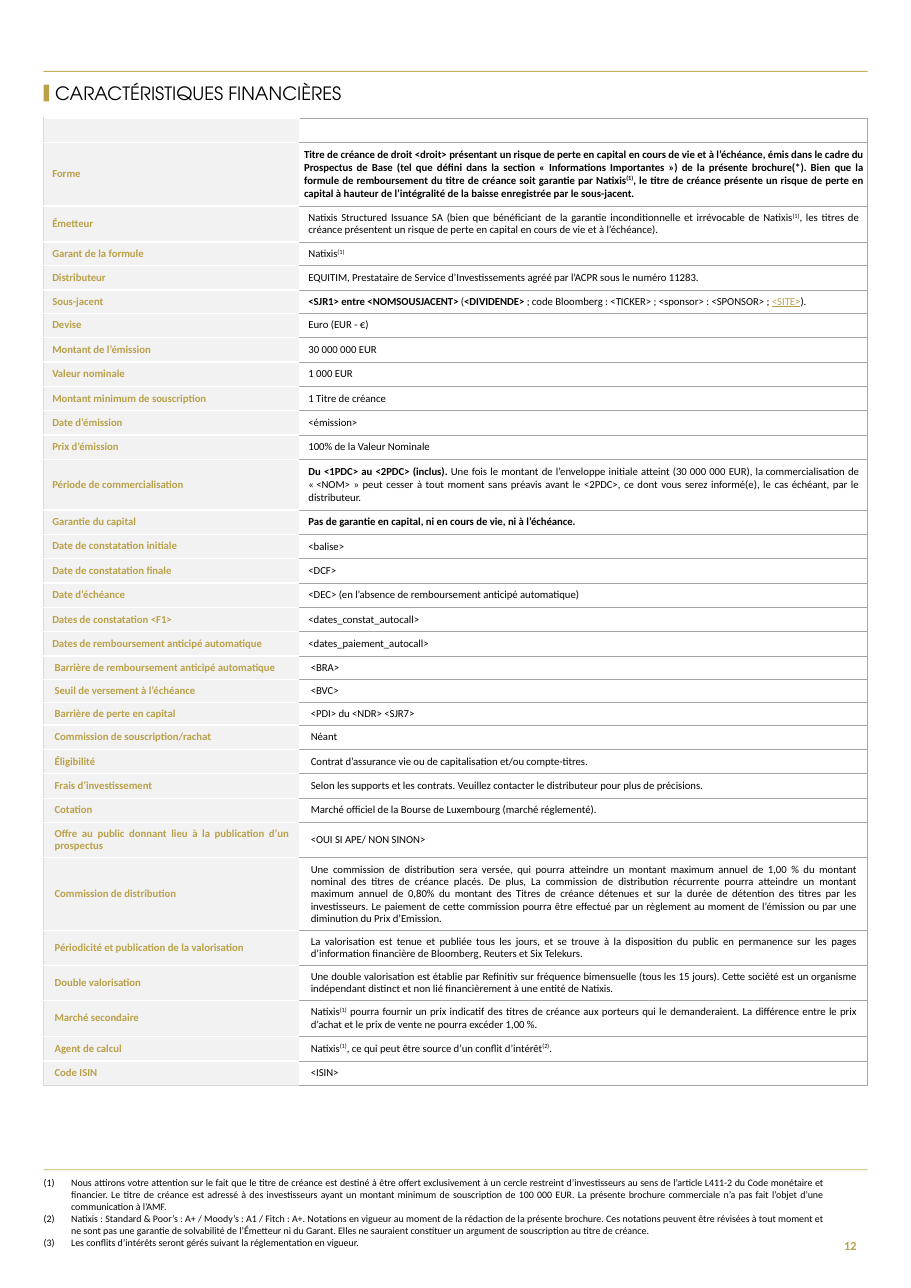
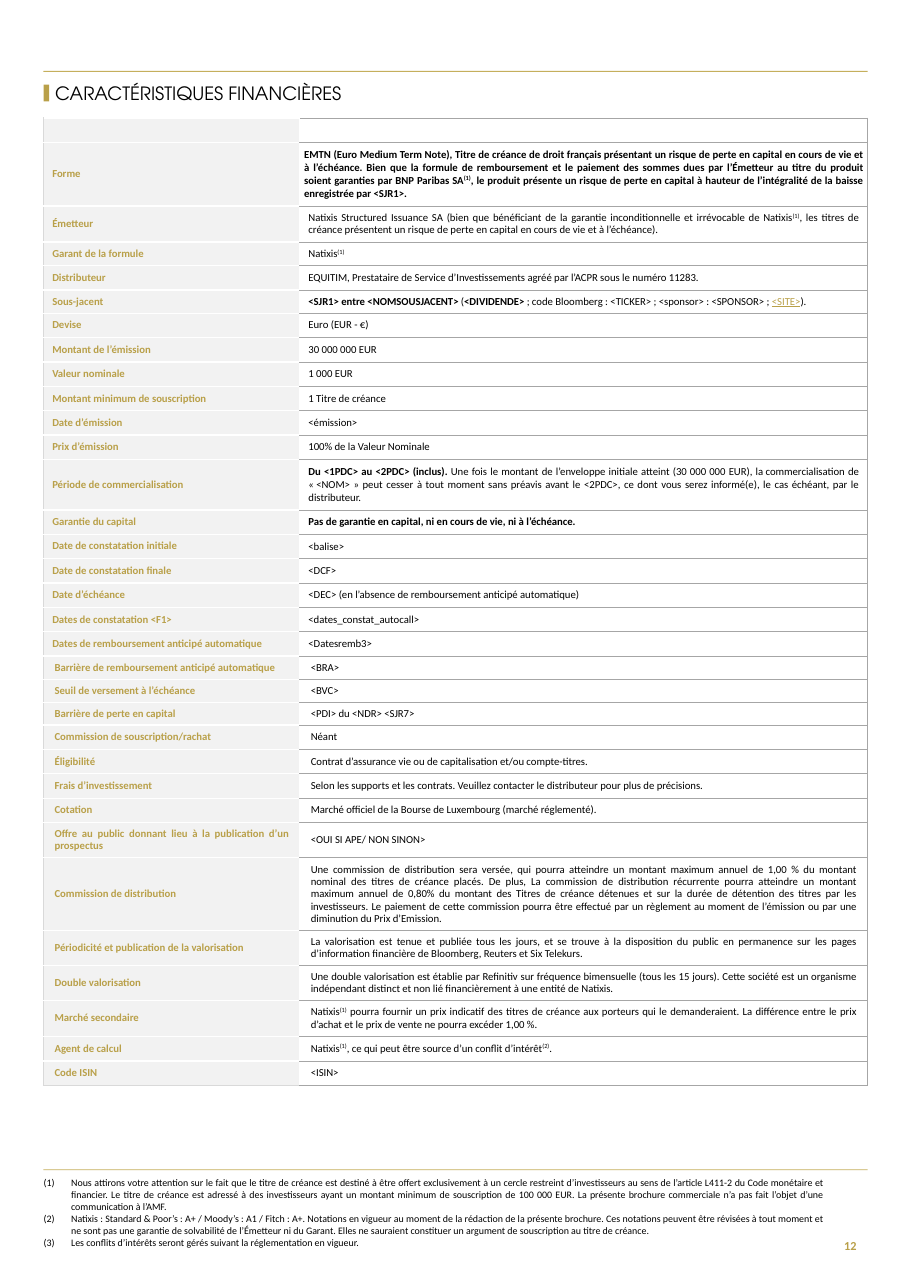
Before and after one commit to guillaumejacquin/Moulinette_Brochure_Equitim, a slide deck: slide 12 of Templates/Natixis.pptx. Drawn at 911x1288 pixels with LibreOffice and Linux fonts; fonts in the diff are those of the drawing; background and template pictures are left out. Boxes give left, top, right and bottom in pixels: in the first picture for what was removed or moved away, otherwise in the second. Text is boxed around its words. In the diff, an @@ line names an element or a change of style, - is before the commit and + after.

```diff
--- a/Templates/Natixis.pptx
+++ b/Templates/Natixis.pptx
@@ table at (44, 118, 868, 1080) @@
-row 2, column 2: Titre de créance de droit <droit> présentant un risque de perte en capital en cours de vie et à l’échéance, émis dans le cadre du Prospectus de Base (tel que défini dans la section « Informations Importantes ») de la présente brochure(*). Bien que la formule de remboursement du titre de créance soit garantie par Natixis(1), le titre de créance présente un risque de perte en capital à hauteur de l’intégralité de la baisse enregistrée par le sous-jacent.
+row 2, column 2: EMTN (Euro Medium Term Note), Titre de créance de droit français présentant un risque de perte en capital en cours de vie et à l’échéance. Bien que la formule de remboursement et le paiement des sommes dues par l’Émetteur au titre du produit soient garanties par BNP Paribas SA(1), le produit présente un risque de perte en capital à hauteur de l’intégralité de la baisse enregistrée par <SJR1>.
-row 19, column 2: <dates_paiement_autocall>
+row 19, column 2: <Datesremb3>
```
Also in this commit, not shown: 1 other slide changed, 57 other files.
